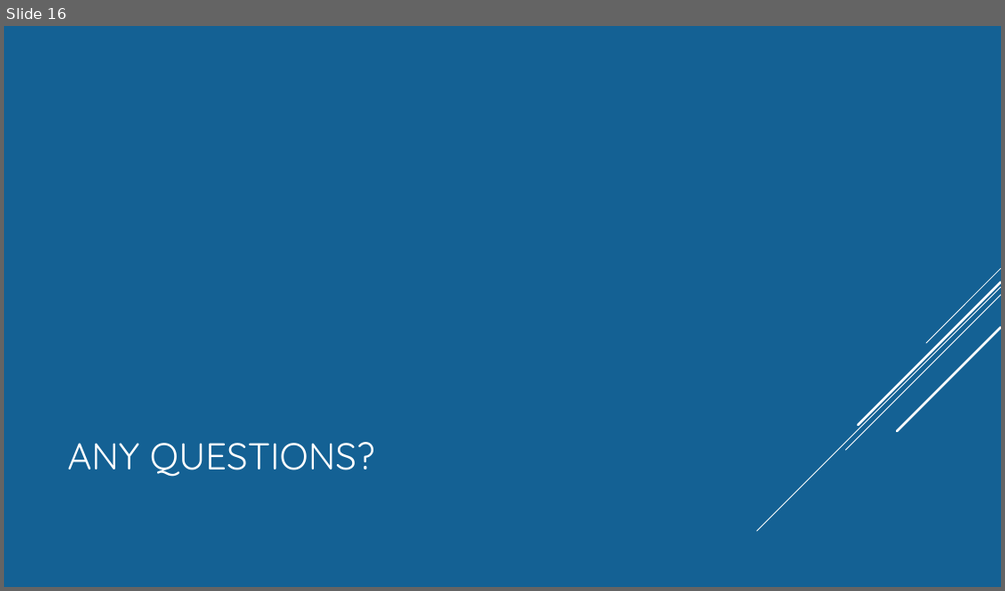
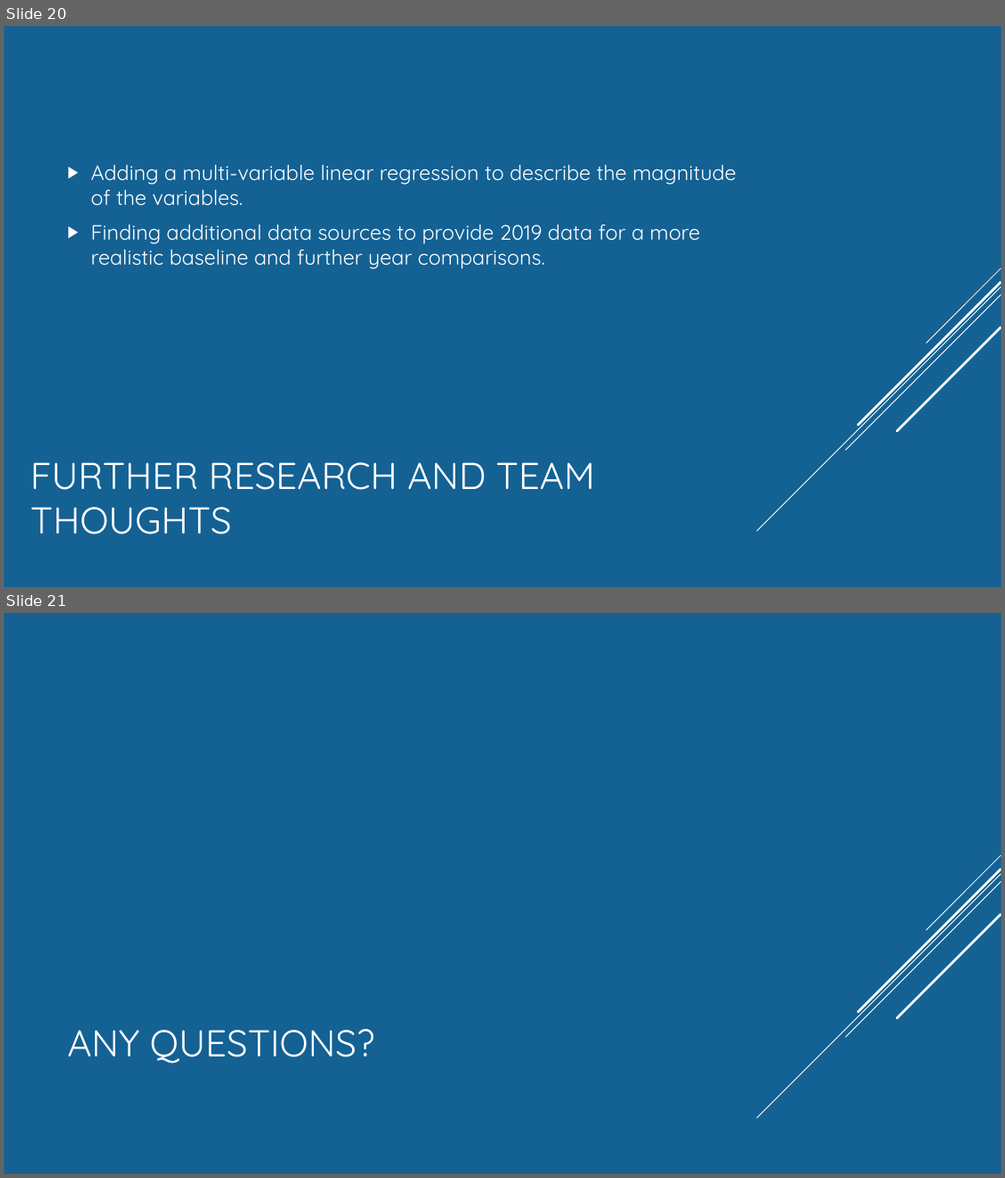
Before and after one commit to Munseaux/Pandemic-Movement, a slide deck: presentation.pptx. Shown one above the other, each under a label of ours: slide 16 before the commit, slides 20 and 21 after it. The pictures are 1005x591 and 1005x1178 pixels, drawn with LibreOffice and Linux fonts; fonts in the diff are those of the drawing. Boxes give left, top, right and bottom in pixels: in the first picture for what was removed or moved away, otherwise in the second. Text is boxed around its words. In the diff, an @@ line names an element or a change of style, - is before the commit and + after.

```diff
--- a/presentation.pptx
+++ b/presentation.pptx
@@ slide 20 added at bbox=[4, 26, 1001, 587], background #146194; not listed: 5 template elements that a slide beside it also shows @@
@@ text added at bbox=[91, 164, 736, 269], 20 pt, text #FFFFFF @@
+▶ Adding a multi-variable linear regression to describe the magnitude of the variables.
+▶ Finding additional data sources to provide 2019 data for a more realistic baseline and further year comparisons.
@@ title added at bbox=[31, 462, 595, 534], 36 pt, text #FFFFFF @@
+FURTHER RESEARCH AND TEAM THOUGHTS
@@ what was slide 16 is now slide 21 @@
```
Also in this commit, not shown: 6 slides changed, 5 other slides added, 1 slide removed.
